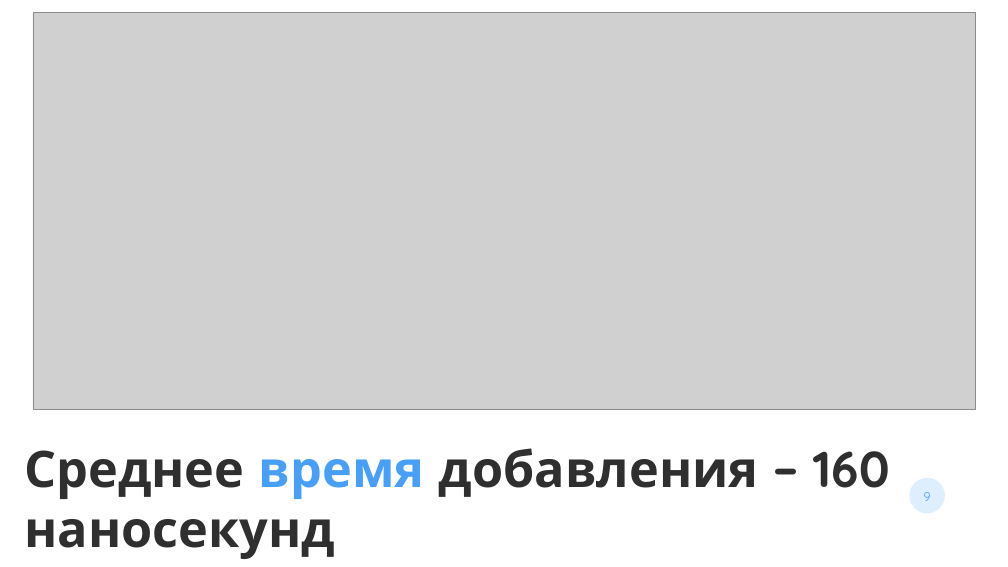
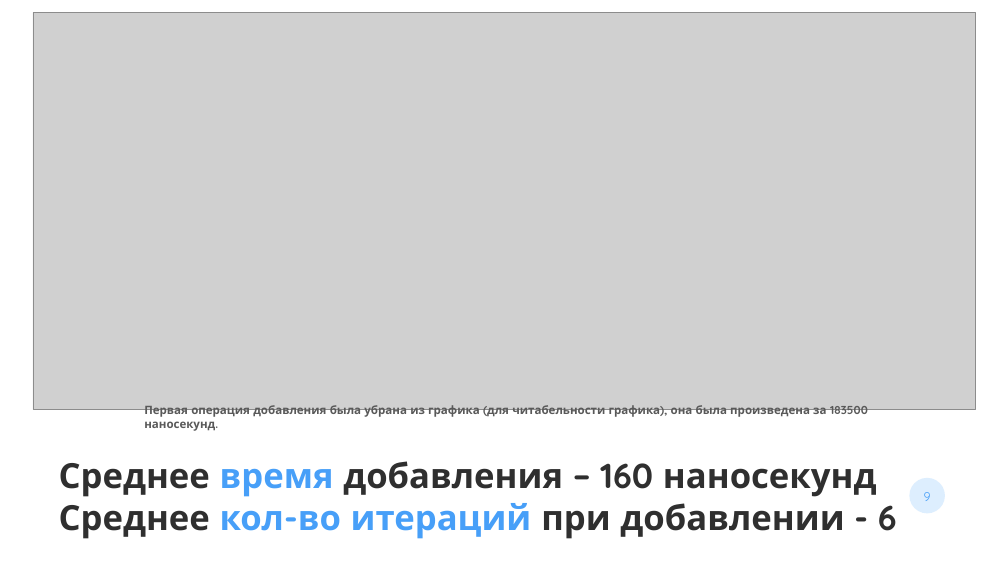
Before and after one commit to Archemalit/Semestr_work2, a slide deck: slide 9 of BinominalHeap.pptx. Drawn at 1008x567 pixels with LibreOffice and Linux fonts; fonts in the diff are those of the drawing; grey boxes stand for pictures. Boxes give left, top, right and bottom in pixels: in the first picture for what was removed or moved away, otherwise in the second. Text is boxed around its words. In the diff, an @@ line names an element or a change of style, - is before the commit and + after.

```diff
--- a/BinominalHeap.pptx
+++ b/BinominalHeap.pptx
@@ text added at (144, 405, 868, 418), 22 pt, text #595959, bold @@
+Первая операция добавления была убрана из графика (для читабельности графика), она была произведена за 183500 наносекунд.
@@ text "Среднее время добавления – 160 ...": place and size @@
-text "Среднее время добавления – 160 ..." at (24, 448, 890, 559)
+text "Среднее время добавления – 160 ..." at (59, 461, 897, 539)
@@ text at (59, 461, 877, 497): size 96 to 66 pt in "Среднее время добавления – 160 наносекунд" @@
@@ text at (59, 503, 897, 539): paragraph added @@
+Среднее кол-во итераций при добавлении - 6
```
Also in this commit, not shown: 2 other slides changed, 3 other files.
